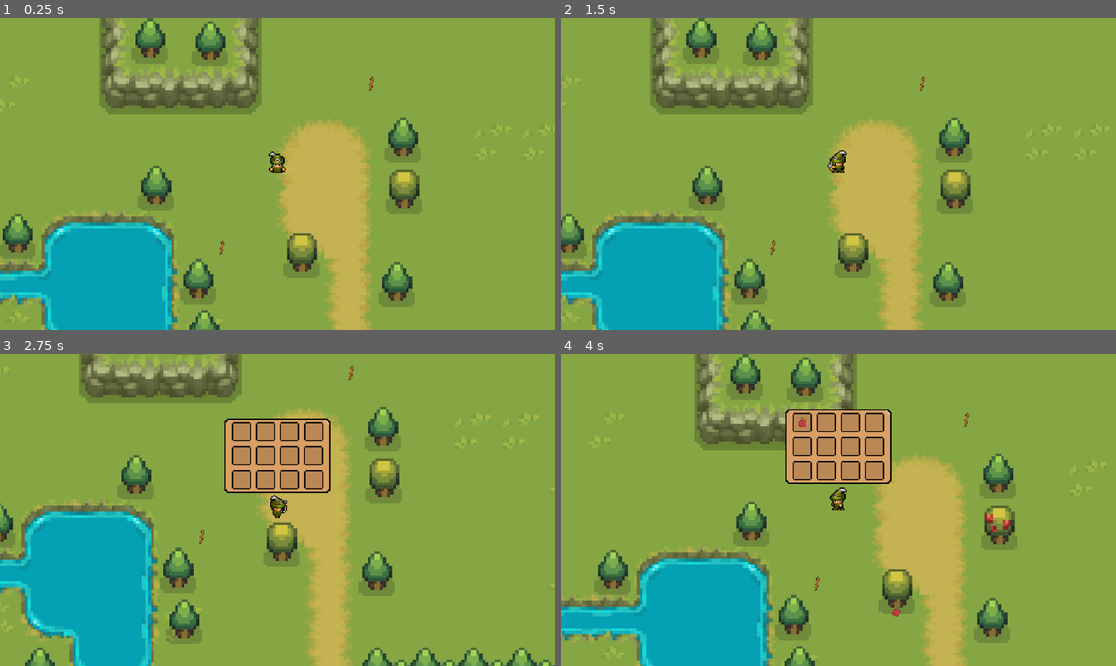
Above: before the commit, frames 1-4 (two rows, left to right).
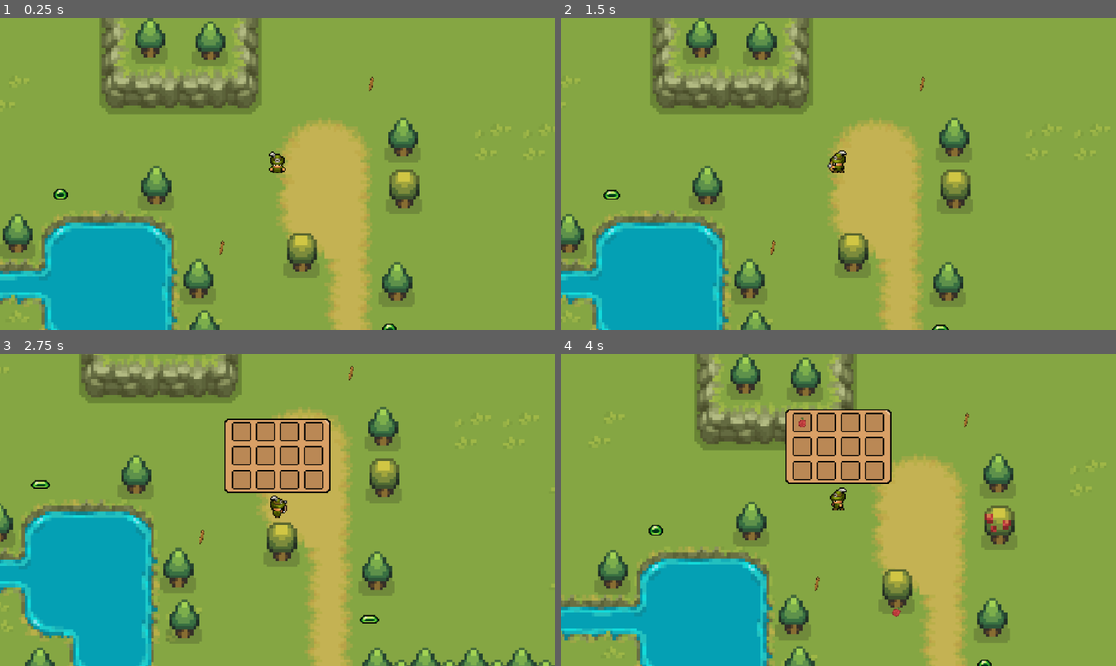
Above: after the commit, the same moments.

Repository: nezinauuu/wildlands
Game: Godot game, scene res://scene/world.tscn
The game is run twice, just before and just after one commit, with the same random seed, the same clock (stepped at 60 frames per second) and the same inputs. The project has no main scene, so this scene is started directly. The engine's default icon, where the game draws it, is replaced by a stand-in: a white triangle on a blue panel in a dark square.
Inputs (mouse positions are in pixels of both pictures, inside the frame that each line leads up to):
- Up to frame 1 (0.25 s): no input
- Up to frame 2 (1.5 s): move the mouse to (960, 158) at 0.52 s; hold D (right) 0.53-1.28 s; tap E (e) at 0.6 s; tap I (i) at 0.8, 1.35 s; tap Enter at 1.25 s; move the mouse to (727, 189) at 1.27 s; hold S (down) from 1.28 s (still down)
- Up to frame 3 (2.75 s): tap E (e) at 1.55, 2.1 s; move the mouse to (333, 441) at 2.02 s; release S (down) at 2.03 s; hold D (right) from 2.03 s (still down); tap I (i) at 2.3 s
- Up to frame 4 (4 s): tap Space at 2.75 s; move the mouse to (810, 572) at 2.77 s; release D (right) at 2.78 s; hold W (up) 2.78-3.53 s; tap I (i) at 2.85, 3.8 s; tap E (e) at 3.05 s; move the mouse to (1005, 556) at 3.52 s; hold A (left) from 3.53 s (still down); click (1005, 556) at 3.6 s

The runs differ from the first frame. In frame 1, 0.1% of the frame differs, in the area x 9-72%, y 54-100%; in frame 2, 0.1%; in frame 3, 0.2%, in the area x 5-69%, y 40-87%; in frame 4, 0.1%.

Commit message:
8
Slime enemy

Diff:
--- /dev/null
+++ b/wildlands2/inventory/items/slime.tres
@@ -0,0 +1,9 @@
+[gd_resource type="Resource" script_class="InvItem" load_steps=3 format=3 uid="uid://drnbgsxuc8iul"]
+
+[ext_resource type="Script" path="res://inventory/inventory_item.gd" id="1_bytpf"]
+[ext_resource type="Texture2D" uid="uid://1y0stv2rj8l" path="res://art/environment/SlimeIcon.png" id="2_m6rls"]
+
+[resource]
+script = ExtResource("1_bytpf")
+name = "slime"
+texture = ExtResource("2_m6rls")
--- /dev/null
+++ b/wildlands2/scene/slime.tscn
@@ -0,0 +1,200 @@
+[gd_scene load_steps=28 format=3 uid="uid://dqhy5bqcev7pk"]
+
+[ext_resource type="Script" path="res://slime.gd" id="1_qfy63"]
+[ext_resource type="Resource" uid="uid://drnbgsxuc8iul" path="res://inventory/items/slime.tres" id="2_e7tew"]
+[ext_resource type="Texture2D" uid="uid://45dmpfa3ubmc" path="res://art/character/survivalgame-enemy-slime.png" id="2_yok1f"]
+[ext_resource type="PackedScene" uid="uid://cdgsyio5gocg2" path="res://scene/slime_collectable.tscn" id="3_18hmp"]
+
+[sub_resource type="AtlasTexture" id="AtlasTexture_x0mt6"]
+atlas = ExtResource("2_yok1f")
+region = Rect2(192, 0, 32, 32)
+
+[sub_resource type="AtlasTexture" id="AtlasTexture_g0b36"]
+atlas = ExtResource("2_yok1f")
+region = Rect2(224, 0, 32, 32)
+
+[sub_resource type="AtlasTexture" id="AtlasTexture_5hj57"]
+atlas = ExtResource("2_yok1f")
+region = Rect2(256, 0, 32, 32)
+
+[sub_resource type="AtlasTexture" id="AtlasTexture_tbtmg"]
+atlas = ExtResource("2_yok1f")
+region = Rect2(288, 0, 32, 32)
+
+[sub_resource type="AtlasTexture" id="AtlasTexture_x0876"]
+atlas = ExtResource("2_yok1f")
+region = Rect2(320, 0, 32, 32)
+
+[sub_resource type="AtlasTexture" id="AtlasTexture_u760c"]
+atlas = ExtResource("2_yok1f")
+region = Rect2(352, 0, 32, 32)
+
+[sub_resource type="AtlasTexture" id="AtlasTexture_jxak4"]
+atlas = ExtResource("2_yok1f")
+region = Rect2(384, 0, 32, 32)
+
+[sub_resource type="AtlasTexture" id="AtlasTexture_ov0b5"]
+atlas = ExtResource("2_yok1f")
+region = Rect2(416, 0, 32, 32)
+
+[sub_resource type="AtlasTexture" id="AtlasTexture_ky6r6"]
+atlas = ExtResource("2_yok1f")
+region = Rect2(448, 0, 32, 32)
+
+[sub_resource type="AtlasTexture" id="AtlasTexture_2diud"]
+atlas = ExtResource("2_yok1f")
+region = Rect2(0, 0, 32, 32)
+
+[sub_resource type="AtlasTexture" id="AtlasTexture_lces1"]
+atlas = ExtResource("2_yok1f")
+region = Rect2(32, 0, 32, 32)
+
+[sub_resource type="AtlasTexture" id="AtlasTexture_bhhc7"]
+atlas = ExtResource("2_yok1f")
+region = Rect2(64, 0, 32, 32)
+
+[sub_resource type="AtlasTexture" id="AtlasTexture_6pqya"]
+atlas = ExtResource("2_yok1f")
+region = Rect2(0, 0, 32, 32)
+
+[sub_resource type="AtlasTexture" id="AtlasTexture_7jo56"]
+atlas = ExtResource("2_yok1f")
+region = Rect2(32, 0, 32, 32)
+
+[sub_resource type="AtlasTexture" id="AtlasTexture_shqo2"]
+atlas = ExtResource("2_yok1f")
+region = Rect2(64, 0, 32, 32)
+
+[sub_resource type="AtlasTexture" id="AtlasTexture_gnmnm"]
+atlas = ExtResource("2_yok1f")
+region = Rect2(96, 0, 32, 32)
+
+[sub_resource type="AtlasTexture" id="AtlasTexture_ro53b"]
+atlas = ExtResource("2_yok1f")
+region = Rect2(128, 0, 32, 32)
+
+[sub_resource type="AtlasTexture" id="AtlasTexture_udjv1"]
+atlas = ExtResource("2_yok1f")
+region = Rect2(160, 0, 32, 32)
+
+[sub_resource type="SpriteFrames" id="SpriteFrames_s1wa6"]
+animations = [{
+"frames": [{
+"duration": 1.0,
+"texture": SubResource("AtlasTexture_x0mt6")
+}, {
+"duration": 1.0,
+"texture": SubResource("AtlasTexture_g0b36")
+}, {
+"duration": 1.0,
+"texture": SubResource("AtlasTexture_5hj57")
+}, {
+"duration": 1.0,
+"texture": SubResource("AtlasTexture_tbtmg")
+}, {
+"duration": 1.0,
+"texture": SubResource("AtlasTexture_x0876")
+}, {
+"duration": 1.0,
+"texture": SubResource("AtlasTexture_u760c")
+}, {
+"duration": 1.0,
+"texture": SubResource("AtlasTexture_jxak4")
+}, {
+"duration": 1.0,
+"texture": SubResource("AtlasTexture_ov0b5")
+}, {
+"duration": 1.0,
+"texture": SubResource("AtlasTexture_ky6r6")
+}],
+"loop": true,
+"name": &"death",
+"speed": 9.0
+}, {
+"frames": [{
+"duration": 1.0,
+"texture": SubResource("AtlasTexture_2diud")
+}, {
+"duration": 1.0,
+"texture": SubResource("AtlasTexture_lces1")
+}, {
+"duration": 1.0,
+"texture": SubResource("AtlasTexture_bhhc7")
+}],
+"loop": true,
+"name": &"idle",
+"speed": 3.0
+}, {
+"frames": [{
+"duration": 1.0,
+"texture": SubResource("AtlasTexture_6pqya")
+}, {
+"duration": 1.0,
+"texture": SubResource("AtlasTexture_7jo56")
+}, {
+"duration": 1.0,
+"texture": SubResource("AtlasTexture_shqo2")
+}, {
+"duration": 1.0,
+"texture": SubResource("AtlasTexture_gnmnm")
+}, {
+"duration": 1.0,
+"texture": SubResource("AtlasTexture_ro53b")
+}, {
+"duration": 1.0,
+"texture": SubResource("AtlasTexture_udjv1")
+}],
+"loop": true,
+"name": &"move",
+"speed": 5.0
+}]
+
+[sub_resource type="CircleShape2D" id="CircleShape2D_ghtyt"]
+radius = 6.0
+
+[sub_resource type="CircleShape2D" id="CircleShape2D_d1w21"]
+radius = 7.07107
+
+[sub_resource type="CircleShape2D" id="CircleShape2D_srg5v"]
+radius = 85.0
+
+[sub_resource type="CircleShape2D" id="CircleShape2D_ybyvi"]
+radius = 2189.06
+
+[node name="slime" type="CharacterBody2D"]
+script = ExtResource("1_qfy63")
+itemRes = ExtResource("2_e7tew")
+
+[node name="AnimatedSprite2D" type="AnimatedSprite2D" parent="."]
+sprite_frames = SubResource("SpriteFrames_s1wa6")
+animation = &"move"
+frame_progress = 0.111642
+
+[node name="CollisionShape2D" type="CollisionShape2D" parent="."]
+position = Vector2(1, 0)
+shape = SubResource("CircleShape2D_ghtyt")
+
+[node name="hitbox" type="Area2D" parent="."]
+
+[node name="CollisionShape2D" type="CollisionShape2D" parent="hitbox"]
+position = Vector2(1, 0)
+shape = SubResource("CircleShape2D_d1w21")
+
+[node name="detection_area" type="Area2D" parent="."]
+
+[node name="CollisionShape2D" type="CollisionShape2D" parent="detection_area"]
+shape = SubResource("CircleShape2D_srg5v")
+
+[node name="slime_collectable" parent="." instance=ExtResource("3_18hmp")]
+visible = false
+
+[node name="slime_collect_area" type="Area2D" parent="."]
+
+[node name="CollisionShape2D" type="CollisionShape2D" parent="slime_collect_area"]
+shape = SubResource("CircleShape2D_ybyvi")
+disabled = true
+
+[connection signal="area_entered" from="hitbox" to="." method="_on_hitbox_area_entered"]
+[connection signal="body_entered" from="detection_area" to="." method="_on_detection_area_body_entered"]
+[connection signal="body_exited" from="detection_area" to="." method="_on_detection_area_body_exited"]
+[connection signal="body_entered" from="slime_collect_area" to="." method="_on_slime_collect_area_body_entered"]
--- /dev/null
+++ b/wildlands2/scene/slime_collectable.tscn
@@ -0,0 +1,9 @@
+[gd_scene load_steps=2 format=3 uid="uid://cdgsyio5gocg2"]
+
+[ext_resource type="Texture2D" uid="uid://1y0stv2rj8l" path="res://art/environment/SlimeIcon.png" id="1_0ebq0"]
+
+[node name="slime_collectable" type="StaticBody2D"]
+
+[node name="Sprite2D" type="Sprite2D" parent="."]
+scale = Vector2(0.5, 0.5)
+texture = ExtResource("1_0ebq0")
--- a/wildlands2/scene/world.tscn
+++ b/wildlands2/scene/world.tscn
@@ -7,6 +7,7 @@
 [ext_resource type="Texture2D" uid="uid://cuwvcknji3jfh" path="res://art/environment/survivalgame-terrian-water.png" id="5_46803"]
 [ext_resource type="PackedScene" uid="uid://dj3wt2tr5j0as" path="res://scene/apple_tree.tscn" id="6_g6w8l"]
 [ext_resource type="PackedScene" uid="uid://crb07l5wk2kex" path="res://scene/stick_collectable.tscn" id="7_dnwdb"]
+[ext_resource type="PackedScene" uid="uid://dqhy5bqcev7pk" path="res://scene/slime.tscn" id="8_eyte0"]
 
 [sub_resource type="TileSetAtlasSource" id="TileSetAtlasSource_wjc73"]
 texture = ExtResource("2_nymi0")
@@ -318,3 +319,9 @@
 
 [node name="CollisionPolygon2D" type="CollisionPolygon2D" parent="collisions"]
 polygon = PackedVector2Array(-144, -48, -18, -48, -15, -120, 282, -119, 283, 174, 88, 179, 89, 258, 31, 260, 9, 276, 8, …(316 unchanged characters)…
+
+[node name="slime" parent="." instance=ExtResource("8_eyte0")]
+position = Vector2(93, 139)
+
+[node name="slime2" parent="." instance=ExtResource("8_eyte0")]
+position = Vector2(-180, 27)
--- a/wildlands2/script/arrow.gd
+++ b/wildlands2/script/arrow.gd
@@ -9,7 +9,8 @@
 func _process(delta: float) -> void:
 	position += (Vector2.RIGHT*speed).rotated(rotation) * delta
 
-
+func arrow_deal_damage():
+	pass
 
 
 func _on_visible_on_screen_enabler_2d_screen_exited() -> void:
--- /dev/null
+++ b/wildlands2/slime.gd
@@ -0,0 +1,76 @@
+extends CharacterBody2D
+
+var speed = 50
+
+var health = 100
+
+var dead = false
+var player_in_area = false
+var player
+
+@onready var slime = $slime_collectable
+@export var itemRes: InvItem
+func ready():
+	dead = false
+
+func _physics_process(delta):
+	if !dead:
+		$detection_area/CollisionShape2D.disabled = false
+		if player_in_area:
+			position += (player.position - position) / speed
+			$AnimatedSprite2D.play("move")
+		else:
+			$AnimatedSprite2D.play("idle")
+	if dead:
+		$detection_area/CollisionShape2D.disabled = true
+
+
+func _on_detection_area_body_entered(body: Node2D) -> void:
+	if body.has_method("player"):
+		player_in_area = true
+		player = body
+
+
+func _on_detection_area_body_exited(body: Node2D) -> void:
+	if body.has_method("player"):
+		player_in_area = false
+
+
+func _on_hitbox_area_entered(area: Area2D) -> void:
+	var damage
+	if area.has_method("arrow_deal_damage"):
+		damage = 50
+		take_damage(damage)
+
+func take_damage(damage):
+
+	health = health - damage
+	if health <= 0 and !dead:
+		death()
+
+func death():
+	dead = true
+	$AnimatedSprite2D.play("death")
+	await get_tree().create_timer(1).timeout
+	drop_slime()
+
+	$AnimatedSprite2D.visible = false
+	$hitbox/CollisionShape2D.disabled = true
+	$detection_area/CollisionShape2D.disabled = true
+
+func drop_slime():
+	slime.visible = true
+	$slime_collect_area/CollisionShape2D.disabled = false
+	slime_collect()
+
+func slime_collect():
+	await get_tree().create_timer(1.5).timeout
+	slime.visible = false
+	player.collect(itemRes)
+
+	queue_free()
+
+
+func _on_slime_collect_area_body_entered(body: Node2D) -> void:
+	if body.has_method("player"):
+		player = body
Not shown: 1 places in wildlands2/scene/world.tscn that only renumber resources
